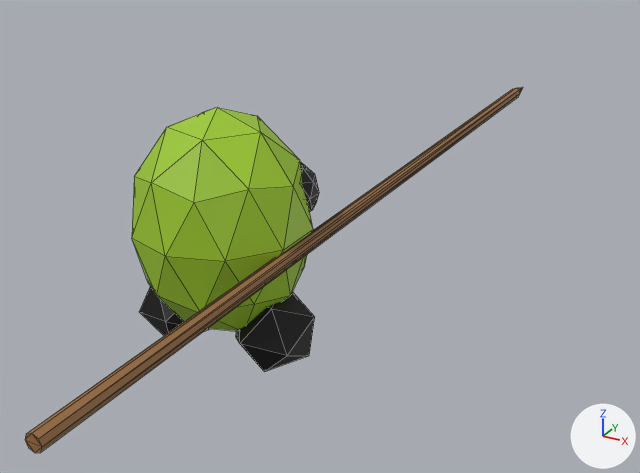
An edit to the glTF model public/models/edamame_spear_frames/stab/stab.f0012.glb, drawn before and after from the same camera.
Both versions are drawn from a camera (50 mm lens) standing at (5.21, -7.28, 5.15) and looking at (-0.06, 2.31, 0.36). Every picture has the same lights, and +X, +Y and +Z are marked at lower right. Mesh edges are drawn as thin lines. Where no turn or scale is listed for an object, it has been applied to the vertices. Vertices at the same position are counted once.

The scene before the commit, as lines of its bpy script (objects in view):
```python
me_bodysubnode_001 = bpy.data.meshes.new('BodySubnode.001')
me_bodysubnode_001.from_pydata(...)  # 174 vertices, 324 faces; spans x -1.08..1.08, y -3.74..7.82, z -0.15..2.7
me_bodysubnode_001.materials.append(mat_bakedmaterial)  # picture img_edamamespearbakedesttexture
ob_body_001 = bpy.data.objects.new('Body.001', me_bodysubnode_001)
ob_body_001.location = (0.0, 0.0, 0.0)
```
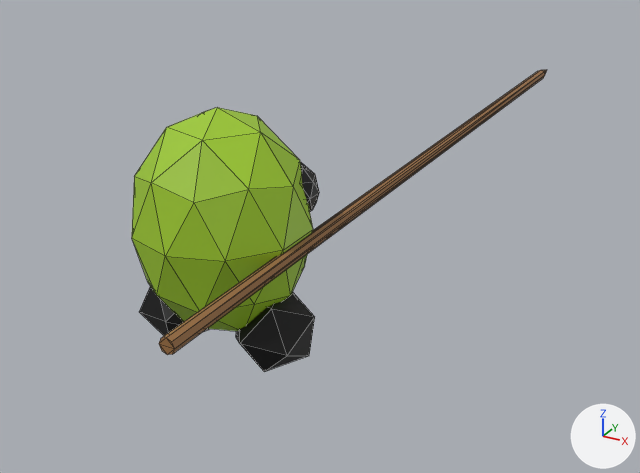
Where the change shows, as pixel boxes [x1, y1, x2, y2] in the pictures (640 x 473 px; the box of a moved part takes in the faces that stretch with it):
'Body.001', reshaped (17% narrower, 17% shorter): before [25, 87, 523, 453]; after [132, 70, 547, 372]
part 1 of me_bodysubnode_001, moved or reshaped: before [25, 87, 523, 453]; after [159, 70, 547, 355]

Diff of the bpy script that builds the scene:
```diff
--- a/public/models/edamame_spear_frames/stab/stab.f0012.glb.py
+++ b/public/models/edamame_spear_frames/stab/stab.f0012.glb.py
@@ me_bodysubnode_001 @@
 me_bodysubnode_001.from_pydata(...)  # 174 vertices, 324 faces; spans x -1.08..1.08, y -3.74..7.82, z -0.15..2.7
 # used by ob_body_001; location = (0.0, 0.0, 0.0)
+# me_bodysubnode_001 part 1: the loose piece of 24 vertices spanning x 0.87..1.04, y -3.74..7.82, z 1.22..1.39 is moved by (0.0, 1.52, 0.0)
 me_bodysubnode_001.materials.append(mat_bakedmaterial)
```
